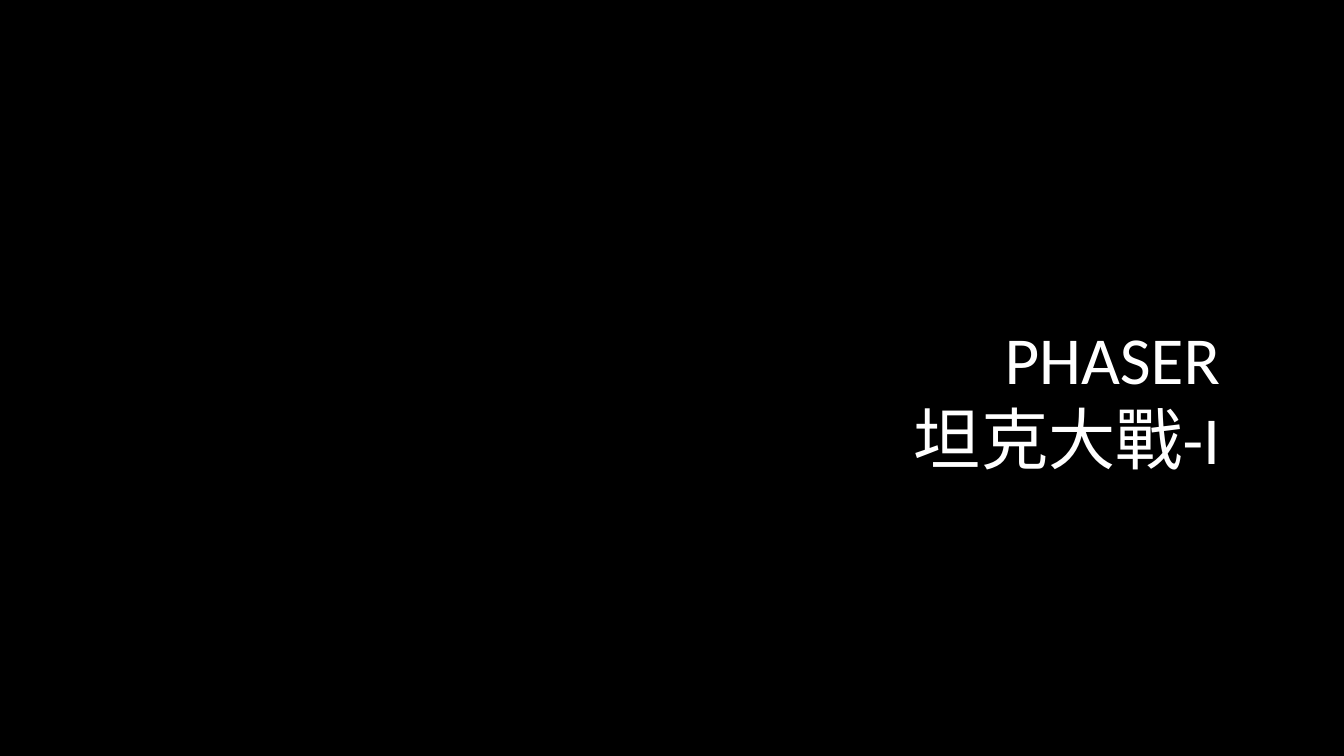
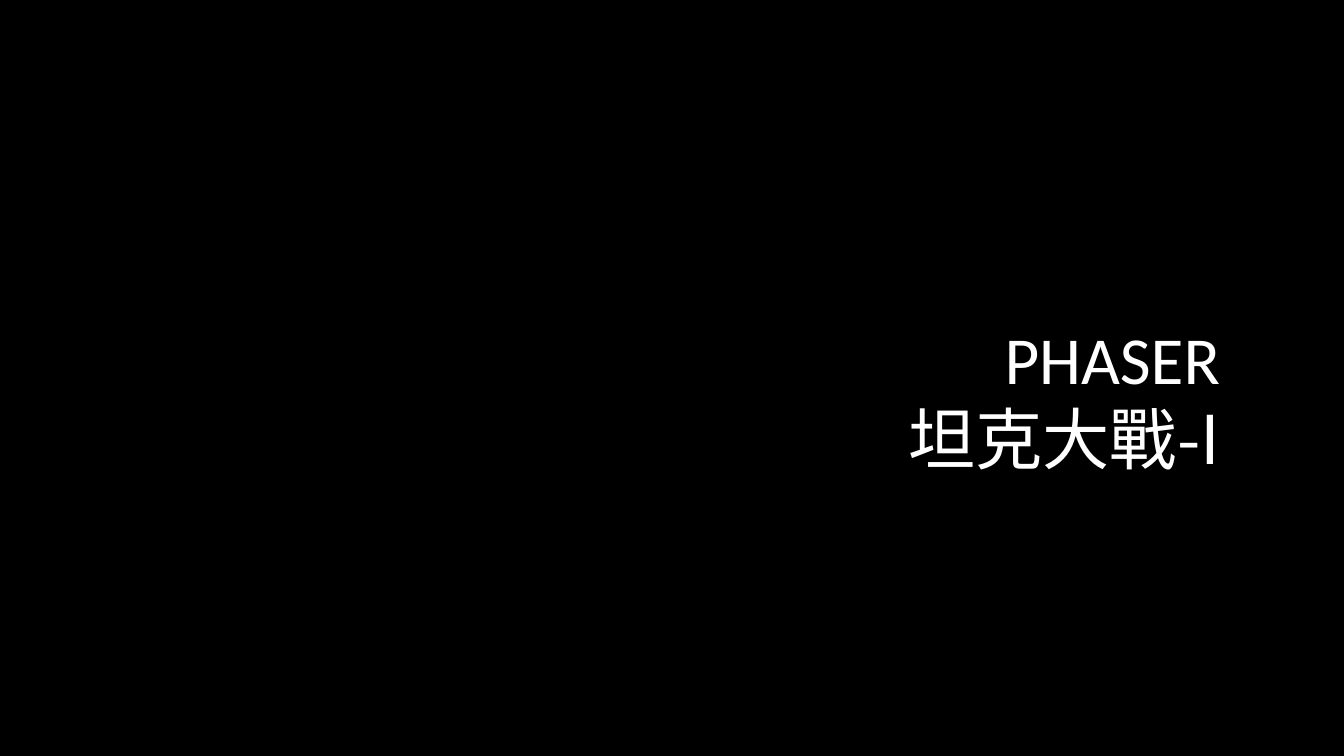
Before and after one commit to NCHUIT/104B_phaser_tanks_war, a slide deck: slide 1 of 02_fire/Phaser.pptx. Drawn at 1344x756 pixels with LibreOffice and Linux fonts; fonts in the diff are those of the drawing; background and template pictures are left out. Boxes give left, top, right and bottom in pixels: in the first picture for what was removed or moved away, otherwise in the second. Text is boxed around its words. In the diff, an @@ line names an element or a change of style, - is before the commit and + after.

```diff
--- a/02_fire/Phaser.pptx
+++ b/02_fire/Phaser.pptx
@@ title "PHASER 坦克大戰-I" at box(908, 340, 1220, 470): font Calibri to Noto Sans CJK SC in "坦克大戰-I" @@
```
Also in this commit, not shown: 7 other slides changed, 1 other file.
